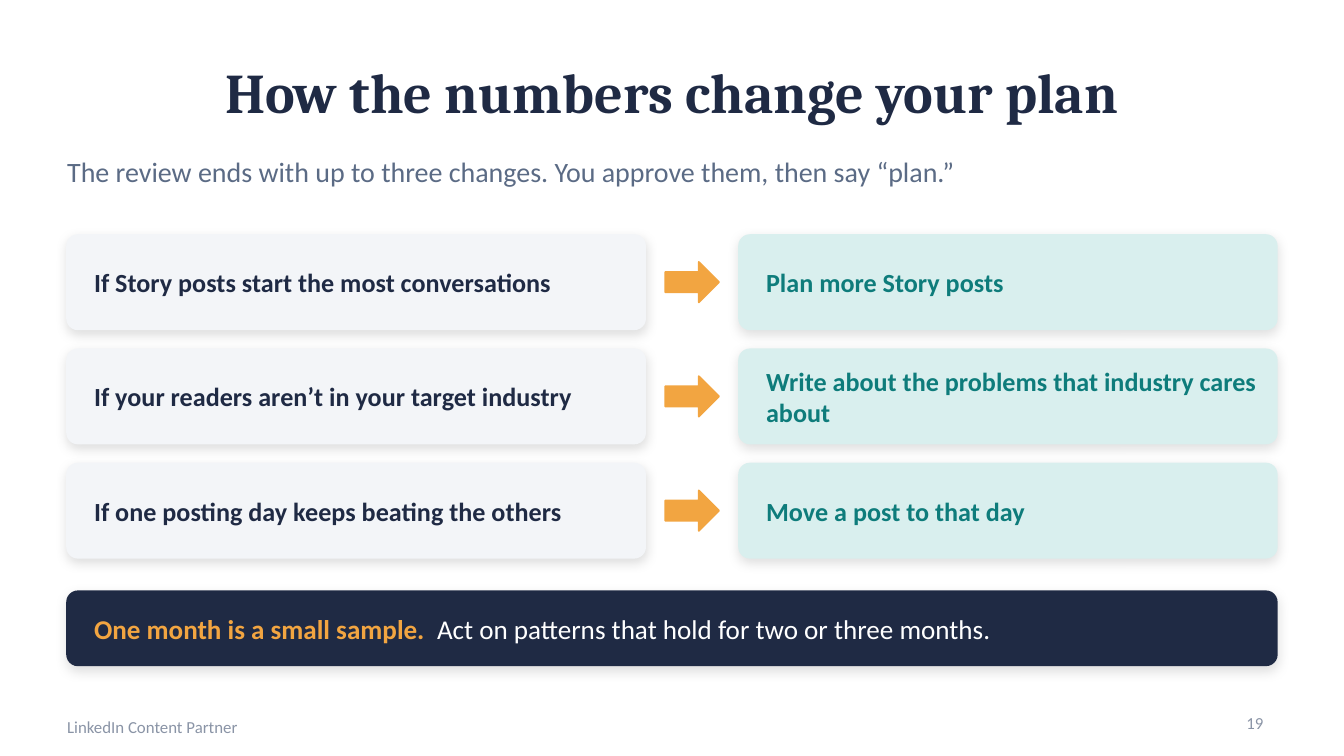
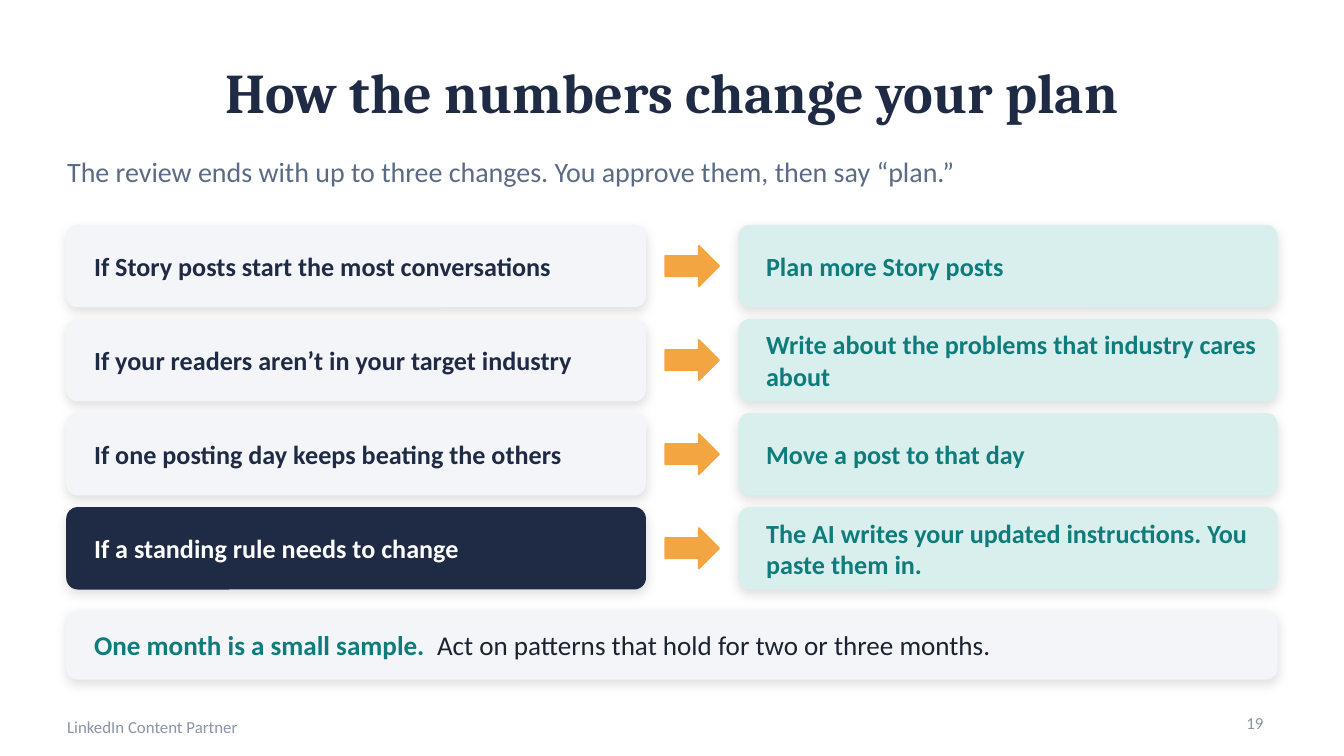
Before and after one commit to crystaljonespmp/LinkedIn-Content-Partner, a slide deck: slide 19 of PowerPoint/LinkedIn-Content-Partner-Slides.pptx. Drawn at 1344x756 pixels with LibreOffice and Linux fonts; fonts in the diff are those of the drawing. Boxes give left, top, right and bottom in pixels: in the first picture for what was removed or moved away, otherwise in the second. Text is boxed around its words. In the diff, an @@ line names an element or a change of style, - is before the commit and + after.

```diff
--- a/PowerPoint/LinkedIn-Content-Partner-Slides.pptx
+++ b/PowerPoint/LinkedIn-Content-Partner-Slides.pptx
@@ rounded rectangle: place and size @@
-rounded rectangle at [67, 235, 645, 329]
+rounded rectangle at [67, 226, 645, 306]
@@ text "If Story posts start the ...": place and size @@
-text "If Story posts start the ..." at [94, 273, 551, 296]
+text "If Story posts start the ..." at [94, 257, 551, 280]
@@ rounded rectangle: place and size @@
-rounded rectangle at [739, 235, 1277, 329]
+rounded rectangle at [739, 226, 1277, 306]
@@ text "Plan more Story posts": place and size @@
-text "Plan more Story posts" at [766, 273, 1004, 296]
+text "Plan more Story posts" at [766, 257, 1004, 280]
@@ right arrow: place and size @@
-right arrow at [665, 262, 719, 302]
+right arrow at [665, 246, 719, 286]
@@ rounded rectangle: place and size @@
-rounded rectangle at [67, 349, 645, 444]
+rounded rectangle at [67, 320, 645, 401]
@@ text "If your readers aren’t in ...": place and size @@
-text "If your readers aren’t in ..." at [94, 387, 572, 411]
+text "If your readers aren’t in ..." at [94, 351, 572, 375]
@@ rounded rectangle: place and size @@
-rounded rectangle at [739, 349, 1277, 444]
+rounded rectangle at [739, 320, 1277, 401]
@@ text "Write about the problems that ...": place and size @@
-text "Write about the problems that ..." at [766, 372, 1256, 422]
+text "Write about the problems that ..." at [766, 335, 1256, 386]
@@ right arrow: place and size @@
-right arrow at [665, 376, 719, 417]
+right arrow at [665, 340, 719, 380]
@@ rounded rectangle: place and size @@
-rounded rectangle at [67, 464, 645, 558]
+rounded rectangle at [67, 414, 645, 495]
@@ text "If one posting day keeps ...": place and size @@
-text "If one posting day keeps ..." at [94, 502, 561, 526]
+text "If one posting day keeps ..." at [94, 445, 561, 469]
@@ rounded rectangle: place and size @@
-rounded rectangle at [739, 464, 1277, 558]
+rounded rectangle at [739, 414, 1277, 495]
@@ text "Move a post to that ...": place and size @@
-text "Move a post to that ..." at [766, 502, 1025, 525]
+text "Move a post to that ..." at [766, 445, 1025, 468]
@@ right arrow: place and size @@
-right arrow at [665, 491, 719, 531]
+right arrow at [665, 434, 719, 474]
@@ proportions changed in 7 elements at [67, 226, 645, 306], [739, 226, 1277, 306], [67, 320, 645, 401], [739, 320, 1277, 401], [67, 414, 645, 495], [739, 414, 1277, 495], [67, 508, 645, 589] @@
@@ rounded rectangle: place and size @@
-rounded rectangle at [67, 591, 1277, 665]
+rounded rectangle at [67, 508, 645, 589]
@@ rounded rectangle added at [739, 508, 1277, 589], fill #D9EFEE, outline #D9EFEE 1 pt @@
@@ text added at [94, 539, 458, 563], 14 pt, text #FFFFFF, bold @@
+If a standing rule needs to change
@@ right arrow added at [665, 528, 719, 569], fill #F2A541, outline #F2A541 1 pt @@
@@ text added at [766, 524, 1247, 578], 14 pt, text #0E7C7B, bold @@
+The AI writes your updated instructions. You paste them in.
@@ rounded rectangle added at [67, 612, 1277, 679], fill #F3F5F8, outline #F3F5F8 1 pt @@
@@ text "One month is a small ...": place and size @@
-text "One month is a small ..." at [94, 620, 991, 644]
+text "One month is a small ..." at [94, 636, 991, 660]
@@ text "One month is a small ..." at [94, 636, 991, 660]: text colour #F2A541 to #0E7C7B in "One month is a small sample."; text colour #FFFFFF to #1B2230 in "Act on patterns that hold for two ..." @@
```
Also in this commit, not shown: 1 other slide changed, 4 other files.
